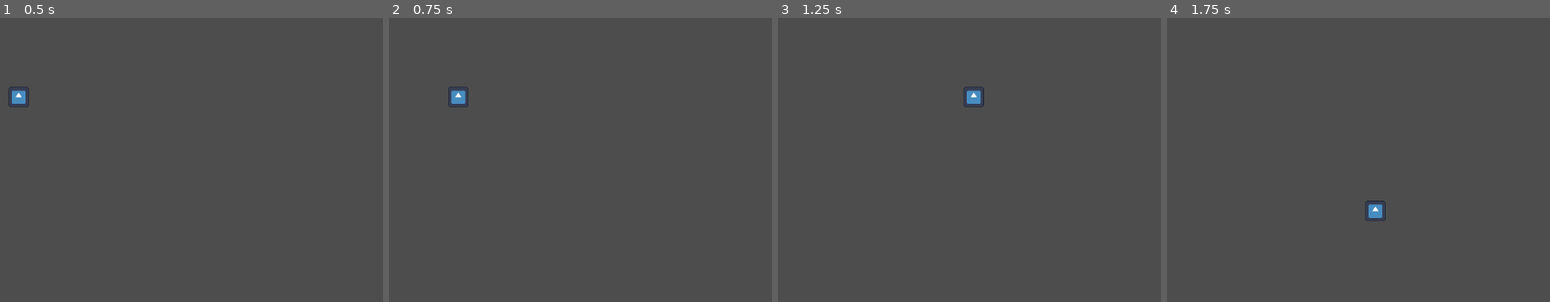
Above: before the commit, frames 1-4 (left to right).
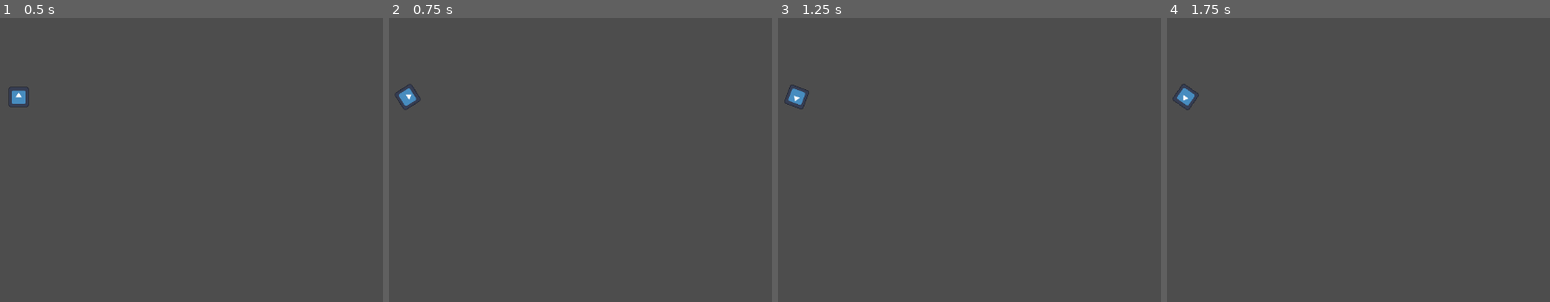
Above: after the commit, the same moments.

Repository: dmnuggins/speed-zoom
Game: Godot game, scene res://Scenes/game.tscn
Two runs of this game, one before a commit and one after it. Both use one fixed random seed, a clock stepped at 60 frames per second and the inputs below. The engine's default icon, where the game draws it, is replaced by a stand-in: a white triangle on a blue panel in a dark square.
Inputs:
- Up to frame 1 (0.5 s): no input
- Up to frame 2 (0.75 s): tap Enter at 0.5 s; hold D (right) from 0.53 s (still down)
- Up to frame 3 (1.25 s): keep holding D (right)
- Up to frame 4 (1.75 s): release D (right) at 1.28 s; hold S (down) from 1.28 s (still down)

Frame 1 is identical in both runs. In frame 2, 0.5% of the frame differs, in the area x 1-21%, y 23-33%; in frame 3, 0.5%, in the area x 1-54%, y 23-33%; in frame 4, 0.5%.
Error after the commit: Invalid access to property or key 'zoom' on a base object of type 'null instance'. (res://Scripts/game.gd:16)

Commit message:
Asteroid style movement and zoom trigger prototype

Diff:
--- a/Scenes/game.tscn
+++ b/Scenes/game.tscn
@@ -1,16 +1,18 @@
-[gd_scene load_steps=4 format=3 uid="uid://dxmnym418c7yx"]
+[gd_scene load_steps=5 format=3 uid="uid://dxmnym418c7yx"]
 
 [ext_resource type="Script" path="res://Scripts/game.gd" id="1_5jox0"]
 [ext_resource type="PackedScene" uid="uid://bhs7girj6uxu6" path="res://Scenes/player.tscn" id="2_ikg3c"]
+[ext_resource type="Script" path="res://Scripts/camera.gd" id="2_tsgg4"]
 
 [sub_resource type="RectangleShape2D" id="RectangleShape2D_fer0n"]
 
 [node name="Game" type="Node2D"]
 script = ExtResource("1_5jox0")
 
-[node name="Camera2D" type="Camera2D" parent="."]
+[node name="Camera" type="Camera2D" parent="."]
 position = Vector2(576, 324)
 position_smoothing_enabled = true
+script = ExtResource("2_tsgg4")
 
 [node name="CharacterBody2D" parent="." instance=ExtResource("2_ikg3c")]
 position = Vector2(576, 324)
@@ -22,3 +24,4 @@
 shape = SubResource("RectangleShape2D_fer0n")
 
 [connection signal="body_entered" from="Area2D" to="." method="_on_area_2d_body_entered"]
+[connection signal="body_exited" from="Area2D" to="." method="_on_area_2d_body_exited"]
--- a/Scenes/player.tscn
+++ b/Scenes/player.tscn
@@ -3,8 +3,8 @@
 [ext_resource type="Script" path="res://Scripts/player.gd" id="1_21nom"]
 [ext_resource type="Texture2D" uid="uid://dods123m3yybc" path="res://icon.svg" id="1_51tu5"]
 
-[sub_resource type="RectangleShape2D" id="RectangleShape2D_jwive"]
-size = Vector2(32, 32)
+[sub_resource type="CircleShape2D" id="CircleShape2D_qkshu"]
+radius = 6.0
 
 [node name="CharacterBody2D" type="CharacterBody2D"]
 script = ExtResource("1_21nom")
@@ -14,4 +14,4 @@
 texture = ExtResource("1_51tu5")
 
 [node name="CollisionShape2D" type="CollisionShape2D" parent="."]
-shape = SubResource("RectangleShape2D_jwive")
+shape = SubResource("CircleShape2D_qkshu")
--- /dev/null
+++ b/Scripts/camera.gd
@@ -0,0 +1 @@
+extends Camera2D
--- a/Scripts/game.gd
+++ b/Scripts/game.gd
@@ -4,6 +4,10 @@
 @onready var camera_2d = $Camera2D
 
 @export var zoom_speed: float = 2
+
+const DEFAULT_CAM_POS := Vector2(576, 324)
+
+var zoomed: bool = false # flag to track if game is zoomed or not
 
 #Target zoom level
 var target_zoom: Vector2 = Vector2.ONE
@@ -14,7 +18,14 @@
 
 
 
-func _on_area_2d_body_entered(body):
+func _on_area_2d_body_entered(body: Node) -> void:
 	if body is CharacterBody2D:
-		target_zoom = camera_2d.zoom * 0.8
+		target_zoom = camera_2d.zoom * 3
 	pass # Replace with function body.
+
+
+func _on_area_2d_body_exited(body: Node) -> void:
+	if body is CharacterBody2D:
+		target_zoom = Vector2.ONE
+		camera_2d.position
+	pass # Replace with function body.
--- a/Scripts/player.gd
+++ b/Scripts/player.gd
@@ -1,12 +1,21 @@
 extends CharacterBody2D
 
-@export var speed = 400
-
+@export var rotation_speed := 5
+@export var speed := 500
+@export var decel := 1.0
+@export var accel := 1.0
 
 func get_input():
 	var input_direction = Input.get_vector("left", "right", "up", "down")
 	velocity = input_direction * speed
 
-func _physics_process(delta):
-	get_input()
+func _process(delta: float) -> void:
+	var rotate = Input.get_axis("left","right") * rotation_speed
+	rotate(rotate * delta)
+
+
+	if Input.is_action_pressed("up"):
+		velocity = lerp(velocity, transform.y * -speed, accel * delta)
+
 	move_and_slide()
+	velocity = lerp(velocity, Vector2.ZERO, decel * delta)
